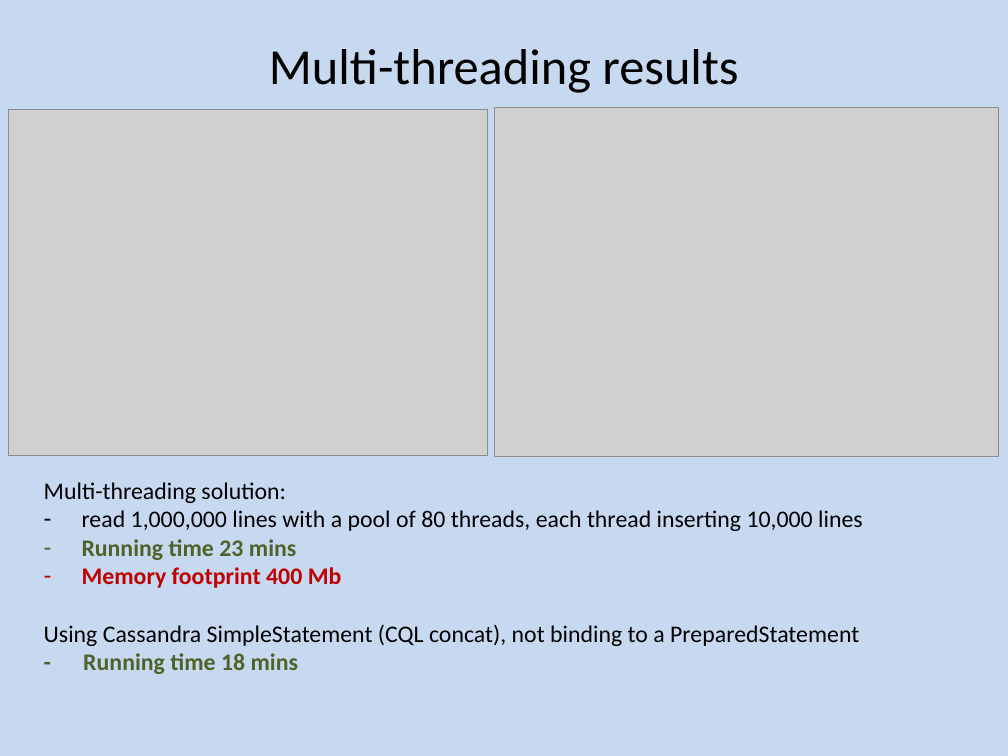
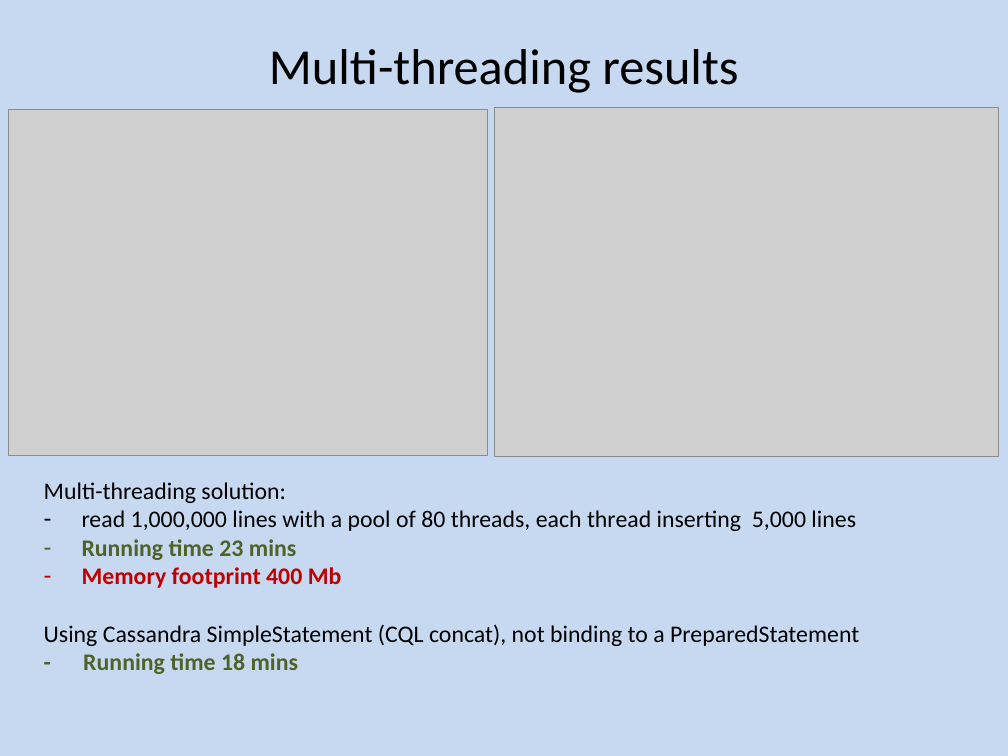
Before and after one commit to ChelaruViorel/imworld2018, a slide deck: slide 13 of performance-tunning/presentation/Towards performance tuning mindset.pptx. Drawn at 1008x756 pixels with LibreOffice and Linux fonts; fonts in the diff are those of the drawing; grey boxes stand for pictures. Boxes give left, top, right and bottom in pixels: in the first picture for what was removed or moved away, otherwise in the second. Text is boxed around its words. In the diff, an @@ line names an element or a change of style, - is before the commit and + after.

```diff
--- a/performance-tunning/presentation/Towards performance tuning mindset.pptx
+++ b/performance-tunning/presentation/Towards performance tuning mindset.pptx
@@ text at box(82, 510, 856, 531): text changed @@
-– read 1,000,000 lines with a pool of 80 threads, each thread inserting 10,000 lines
+– read 1,000,000 lines with a pool of 80 threads, each thread inserting 5,000 lines
```
Also in this commit, not shown: 1 other slide changed, 1 other file.
